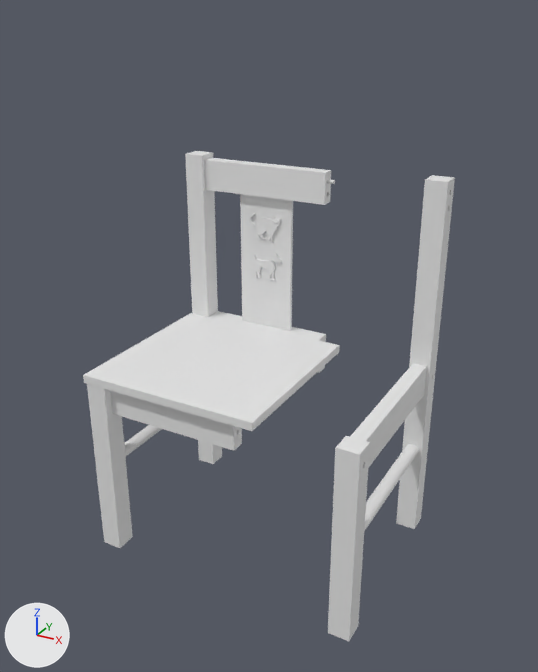
One commit to the OBJ model IkeaSwipe/app/src/main/res/raw/step_04.obj: the scene before it, then after it.
Camera for both pictures: a 50 mm camera at (5.1, -9.47, 2.88) aimed at (0.38, -0.88, -1.41). The lights are fixed; the arrows at lower left show +X, +Y and +Z. Where no turn or scale is listed for an object, it has been applied to the vertices. Vertices at the same position are counted once.

The scene before the commit, as lines of its bpy script (objects in view):
```python
me_hger_stolsida_med_hl_001 = bpy.data.meshes.new('hger_stolsida_med_hl.001')
me_hger_stolsida_med_hl_001.from_pydata(...)  # 2657 vertices, 5316 faces; spans x -1.49..2.55, y -2.72..0.15, z -4.5..0.89
ob_hger_stolsida_med_hl_001 = bpy.data.objects.new('hger_stolsida_med_hl.001', me_hger_stolsida_med_hl_001)
ob_hger_stolsida_med_hl_001.location = (0.0, 0.0, 0.0)
```
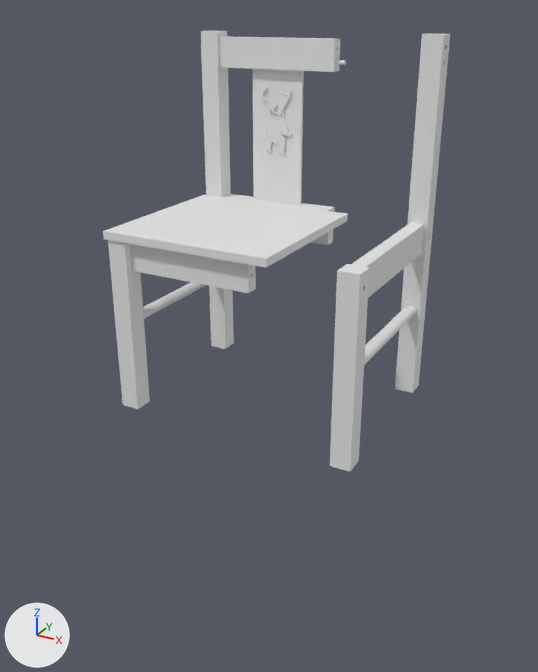
Location of each change, (x1, y1, x2, y2) in pixels of the pictures (538 x 672 px; the box of a moved part takes in the faces that stretch with it):
'hger_stolsida_med_hl.001', reshaped (7% narrower, 10% shorter): before (83, 151, 455, 641); after (103, 31, 450, 472)
part 1 of me_hger_stolsida_med_hl_001, moved or reshaped: before (240, 194, 293, 331); after (253, 69, 304, 205)
part 2 of me_hger_stolsida_med_hl_001, moved or reshaped: before (83, 311, 340, 451); after (103, 194, 348, 293)
part 3 of me_hger_stolsida_med_hl_001, moved or reshaped: before (87, 151, 222, 548); after (108, 31, 234, 409)
part 4 of me_hger_stolsida_med_hl_001, moved or reshaped: before (328, 175, 455, 641); after (330, 34, 450, 472)
part 5 of me_hger_stolsida_med_hl_001, moved or reshaped (not visible before): after (336, 60, 346, 65)
part 6 of me_hger_stolsida_med_hl_001, added: after (219, 36, 340, 72)
part 7 of me_hger_stolsida_med_hl_001, deleted: before (204, 158, 331, 205)

Diff of the bpy script that builds the scene:
```diff
--- a/IkeaSwipe/app/src/main/res/raw/step_04.obj.py
+++ b/IkeaSwipe/app/src/main/res/raw/step_04.obj.py
@@ me_hger_stolsida_med_hl_001 @@
 # used by ob_hger_stolsida_med_hl_001; location = (0.0, 0.0, 0.0)
-me_hger_stolsida_med_hl_001.from_pydata(...)  # 2657 vertices, 5316 faces; spans x -1.49..2.55, y -2.72..0.15, z -4.5..0.89
+me_hger_stolsida_med_hl_001.from_pydata(...)  # 2656 vertices, 5314 faces; spans x -1.94..1.98, y -1.56..1.33, z -2.82..2.57
+# me_hger_stolsida_med_hl_001 part 1: the loose piece of 1047 vertices spanning x -0.59..0.27, y -0.04..0.04, z -1.78..0.38 is moved by (-0.44, 1.17, 1.66)
+# me_hger_stolsida_med_hl_001 part 2: the loose piece of 471 vertices spanning x -1.49..1.16, y -2.72..0.15, z -2.25..-1.68 is moved by (-0.44, 1.16, 1.67)
+# me_hger_stolsida_med_hl_001 part 3: the loose piece of 235 vertices spanning x -1.45..-1.15, y -2.71..0.15, z -4.49..0.89 is moved by (-0.43, 1.18, 1.67)
+# me_hger_stolsida_med_hl_001 part 4: the loose piece of 235 vertices spanning x 2.25..2.55, y -2.71..0.15, z -4.5..0.88 is moved by (-0.57, 1.18, 1.68)
+# me_hger_stolsida_med_hl_001 part 5: the loose piece of 232 vertices spanning x -1.26..-1.15, y -0.04..0.02, z 0.67..0.72 is moved by (1.65, 1.18, 1.47)
+# me_hger_stolsida_med_hl_001 part 6: a new loose piece of 204 vertices spanning x -1.6..0.38, y 1.07..1.27, z 2.04..2.48
+# me_hger_stolsida_med_hl_001 part 7: the loose piece of 205 vertices spanning x -1.16..0.83, y -0.1..0.1, z 0.38..0.82 is deleted
```
